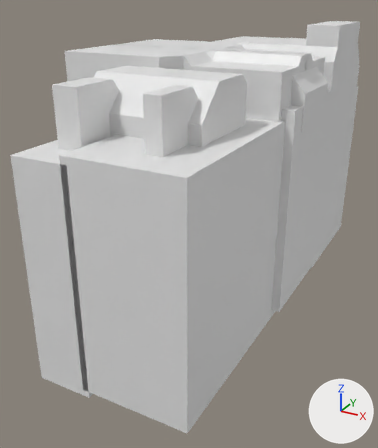
Renders of the FBX model Assets/Blender/Environments/10-ouro-0-environment.fbx from each side of a commit.
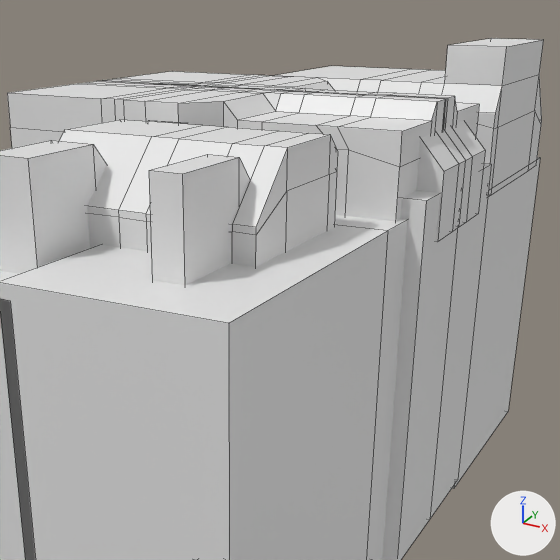
There are two pictures of each version: one whole from a 50 mm camera at (490.0, -1223.0, 222.0) aimed at (-146.0, -68.0, -355.0), one close up on the part from 16% to 98% of the width and 0% to 69% of the height. Every picture has the same lights, and +X, +Y and +Z are marked at lower right. The last two pictures show the newer version. The close-ups show mesh edges as thin lines. Vertices at exactly the same position are counted once.

The first close-up shows 'Ouro0EnviornmentGeneral', 'Ouro0EnviornmentGeneralB', 'Ouro0EnviornmentGround', 'Ouro0EnviornmentGroundB', 'Ouro0EnvironmentRooms', 'Ouro0EnvironmentRoomsB'.
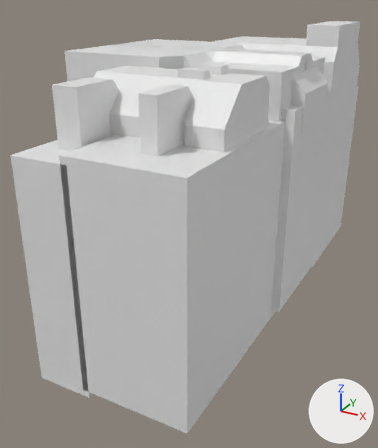
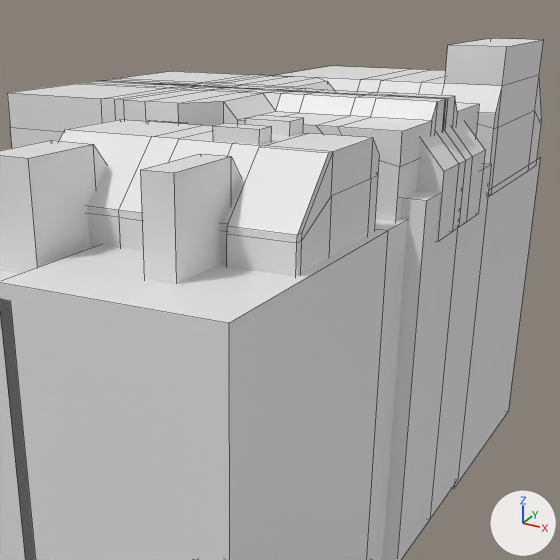
Diff of the bpy script that builds the scene:
```diff
--- a/Assets/Blender/Environments/10-ouro-0-environment.fbx.py
+++ b/Assets/Blender/Environments/10-ouro-0-environment.fbx.py
@@ me_cube_015 @@
 # used by ob_ouro0enviornmentgeneralb; location = (0.0, 0.0, 0.0)
 # verts and faces of me_cube_015; kept vertices keep their numbers, new ones are numbered from 72
 # before: 16 (8.0, -503.0, -52.0), 17 (8.0, -503.0, 74.0) at pixel (149, 170), 18 (8.0, -399.0, -52.0), 19 (8.0, -399.0, 74.0) at pixel (207, 154), 20 (44.0, -503.0, -52.0)
 # before: 21 (44.0, -503.0, 74.0) at pixel (182, 173), 22 (44.0, -399.0, -52.0), 23 (44.0, -399.0, 74.0) at pixel (239, 157), 24 (44.0, -363.0, 34.0), 25 (44.0, -363.0, -52.0)
 # before: 26 (8.0, -363.0, 34.0), 27 (8.0, -363.0, -52.0)
-me_cube_015.from_pydata(...)  # 72 vertices, 60 faces; spans x -359.0..44.0, y -503.0..590.0, z -60.0..74.0
+me_cube_015.from_pydata(...)  # 88 vertices, 72 faces; spans x -359.0..44.0, y -503.0..590.0, z -60.0..94.0
+# me_cube_015 part 2: a new loose piece, a box spanning x -16.0..38.0, y -345.0..-318.0, z 42.0..94.0, in mat_material (white #e7e7e7)
+# me_cube_015 part 3: a new loose piece, a box spanning x -16.0..38.0, y -274.0..-240.0, z 42.0..94.0, in mat_material (white #e7e7e7)
+# me_cube_015 part 4
+for i in [*range(16, 20), 26, 27]: verts[i] += (-9.0, 0.0, 0.0)
+for i in [*range(20, 26)]: verts[i] += (-10.0, 0.0, 0.0)
 me_cube_015.materials.append(mat_material)
@@ me_cube_021 @@
 # used by ob_ouro0environmentroomsb; location = (0.0, 0.0, 0.0)
-me_cube_021.from_pydata(...)  # 140 vertices, 134 faces; spans x -244.0..131.0, y -415.0..550.0, z -65.0..147.0
+me_cube_021.from_pydata(...)  # 148 vertices, 142 faces; spans x -244.0..131.0, y -427.0..550.0, z -65.0..147.0
+# me_cube_021 part 1
+# 5 faces are deleted
+# 10 vertices in x 71.0, y -415.0..-220.0, z -65.0..78.0 move by (49.0, 0.0, 0.0)
+# 4 vertices move from x 60.0..71.0, y -415.0..-220.0, z -65.0..50.0 to x 45.0..108.0, y -427.0..-220.0, z -65.0..50.0
+# 8 vertices are added at x 45.0..120.0, y -427.0..-360.0, z -65.0..78.0
+# 13 new faces join them
```

What differs and where, as boxes (x1, y1, x2, y2) in the close-ups (560 x 560 px; the box of a moved part takes in the faces that stretch with it):
'Ouro0EnvironmentRoomsB', reshaped
    before: (60, 38, 544, 267)
    after: (60, 38, 544, 276)
'Ouro0EnviornmentGeneralB', reshaped
    before: (0, 140, 249, 285)
    after: (0, 115, 304, 284)
part 1 of me_cube_021, moved or reshaped
    before: (232, 133, 338, 267)
    after: (227, 133, 380, 276)
part 2 of me_cube_015, added
    after: (213, 123, 272, 145)
part 3 of me_cube_015, added
    after: (245, 115, 304, 136)
part 4 of me_cube_015, moved or reshaped
    before: (149, 154, 249, 285)
    after: (141, 154, 241, 284)
